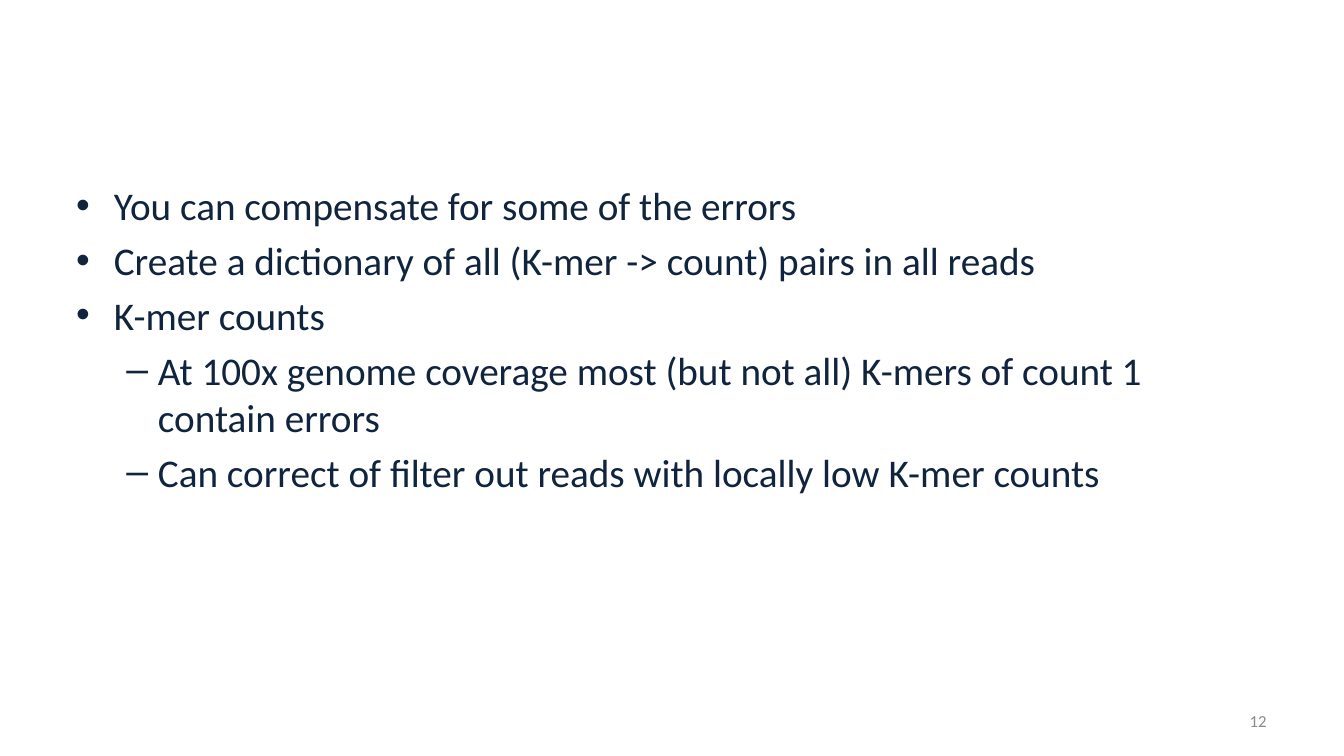
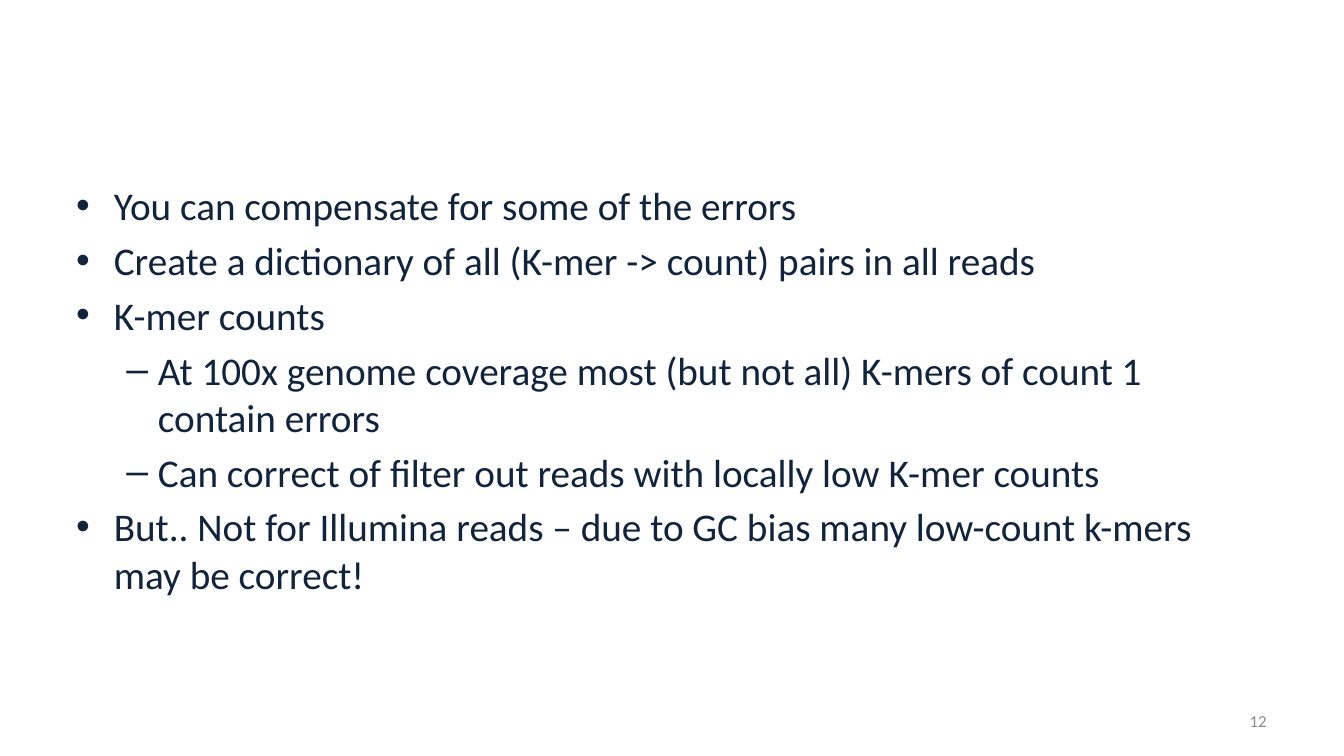
Before and after one commit to alekseyzimin/BME-Algorithms-for-Analysis-of-Genomic-Data, a slide deck: slide 12 of Fall 2026/Week 4 -- Genome Sequencing and Assembly Algorithms.pptx. Drawn at 1344x756 pixels with LibreOffice and Linux fonts; fonts in the diff are those of the drawing; background and template pictures are left out. Boxes give left, top, right and bottom in pixels: in the first picture for what was removed or moved away, otherwise in the second. Text is boxed around its words. In the diff, an @@ line names an element or a change of style, - is before the commit and + after.

```diff
--- a/Fall 2026/Week 4 -- Genome Sequencing and Assembly Algorithms.pptx
+++ b/Fall 2026/Week 4 -- Genome Sequencing and Assembly Algorithms.pptx
@@ text at box(114, 513, 1191, 596): paragraph added @@
+• But.. Not for Illumina reads – due to GC bias many low-count k-mers may be correct!
```
Also in this commit, not shown: 1 other slide changed, 9 other files.
